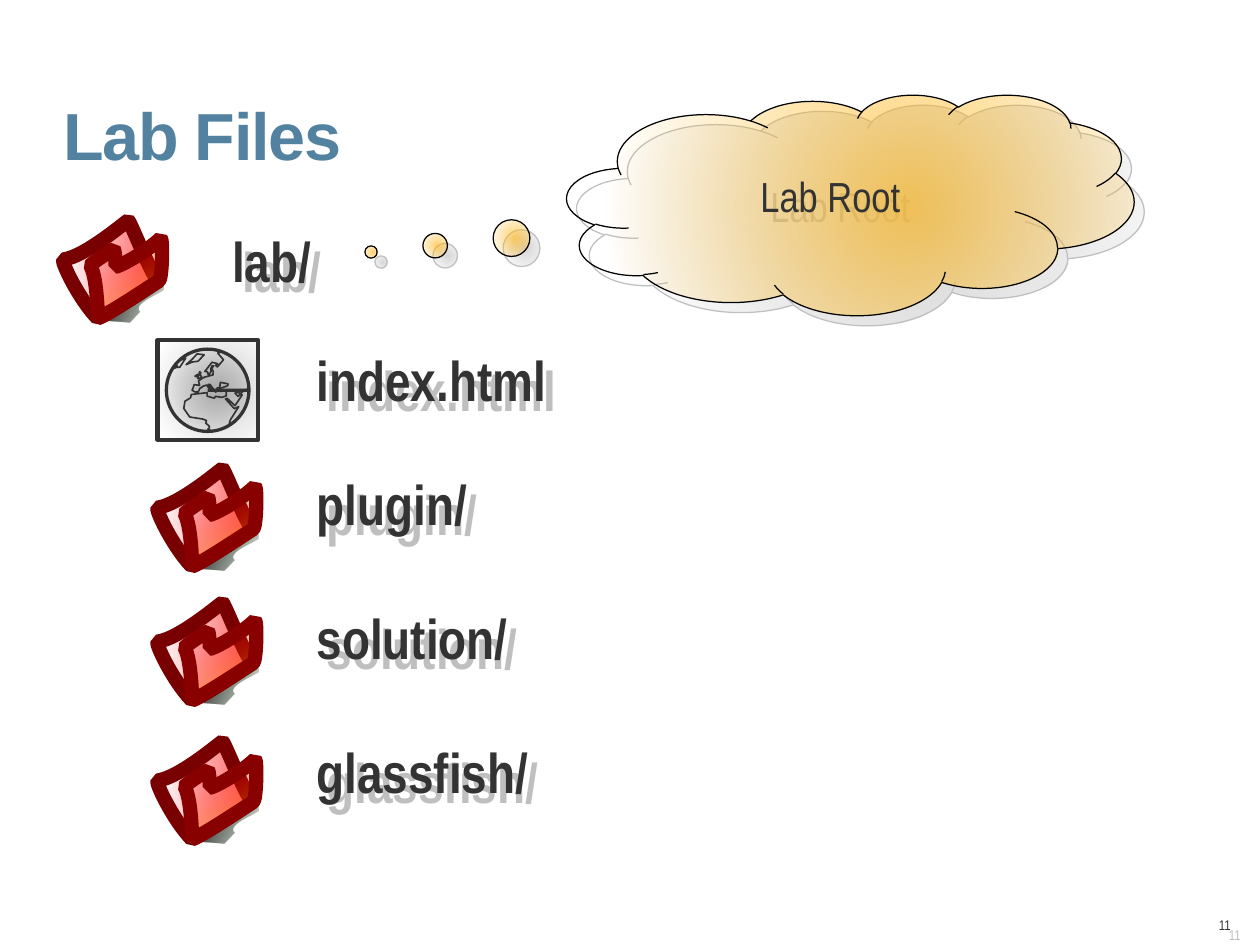
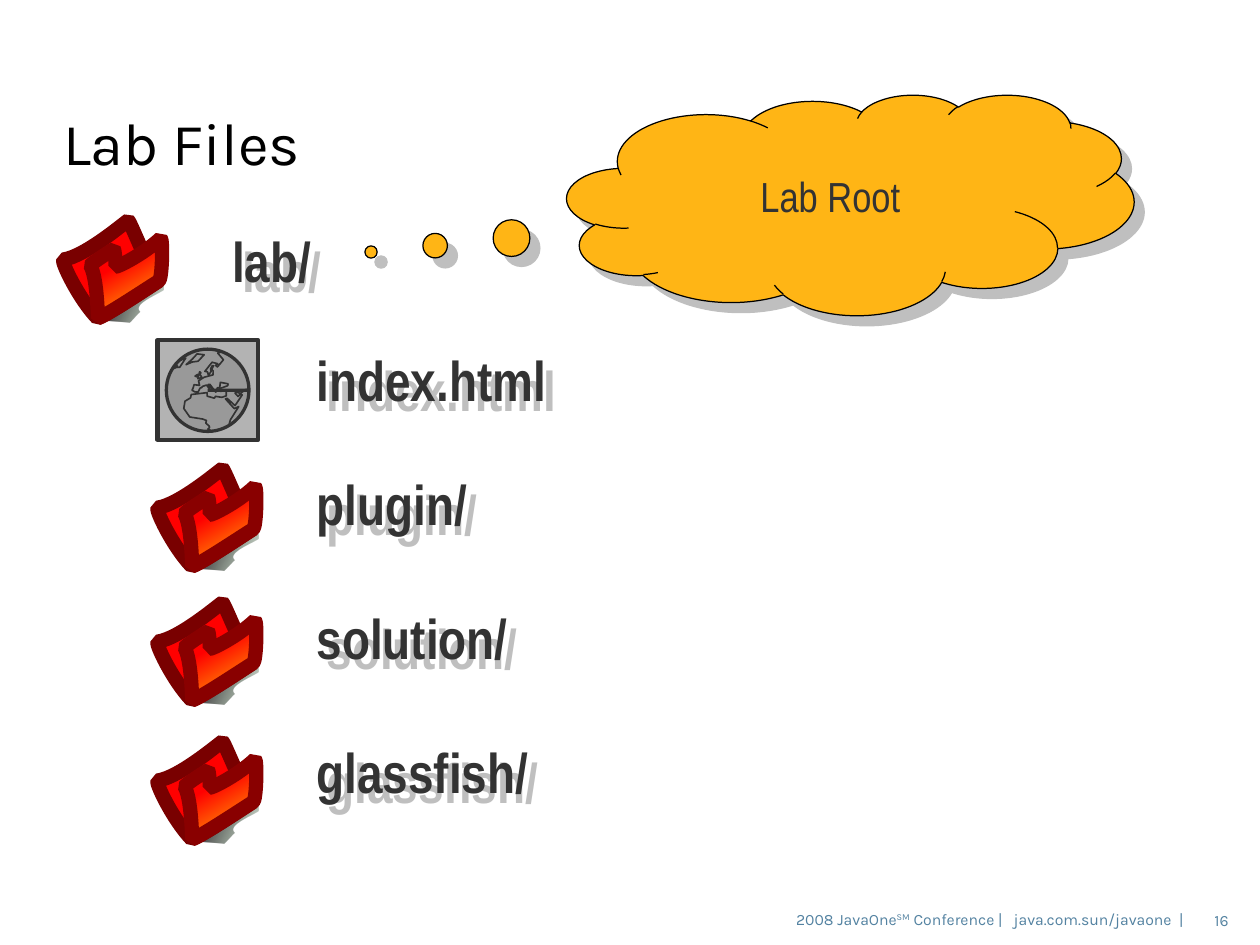
Before and after one commit to dmatej/Glassfish-SVN-Patched, a slide deck: slide 16 of v3/admingui/j1plugin/gfplugin/4520_gfplugin.odp (slide 11 before the commit). Drawn at 1260x945 pixels with LibreOffice and Linux fonts; fonts in the diff are those of the drawing; background and template pictures are left out. Boxes give left, top, right and bottom in pixels: in the first picture for what was removed or moved away, otherwise in the second. Text is boxed around its words. In the diff, an @@ line names an element or a change of style, - is before the commit and + after.

```diff
--- a/v3/admingui/j1plugin/gfplugin/4520_gfplugin.odp
+++ b/v3/admingui/j1plugin/gfplugin/4520_gfplugin.odp
@@ title "Lab Files" at (63,124,300,166): size 38 to 34 pt, font Arial to Karla, text colour #5382A1 to #000000, letter spacing -0.7 to 0 pt, bold off; line spacing 0.9 to 0.85; vertical alignment top to middle @@
@@ thought cloud "Lab Root" at (567,94,1134,315): fill gradient #FFB515 to #FFB515 @@
@@ rectangle at (158,340,258,440): fill gradient #B3B3B3 to #B3B3B3 @@
@@ freeform shape at (166,349,249,431): fill gradient #999999 to #999999 @@
@@ text added at (796,913,1172,929), 9 pt, text #5382A1 @@
+2008 JavaOneSM Conference | java.com.sun/javaone |
@@ page number added at (1214,916,1228,926), 9 pt, text #5483A1 @@
+16
@@ page number removed at (1219,920,1231,930) @@
-11
```
Also in this commit, not shown: 27 other slides changed, 10 slides added, 1 slide removed.
